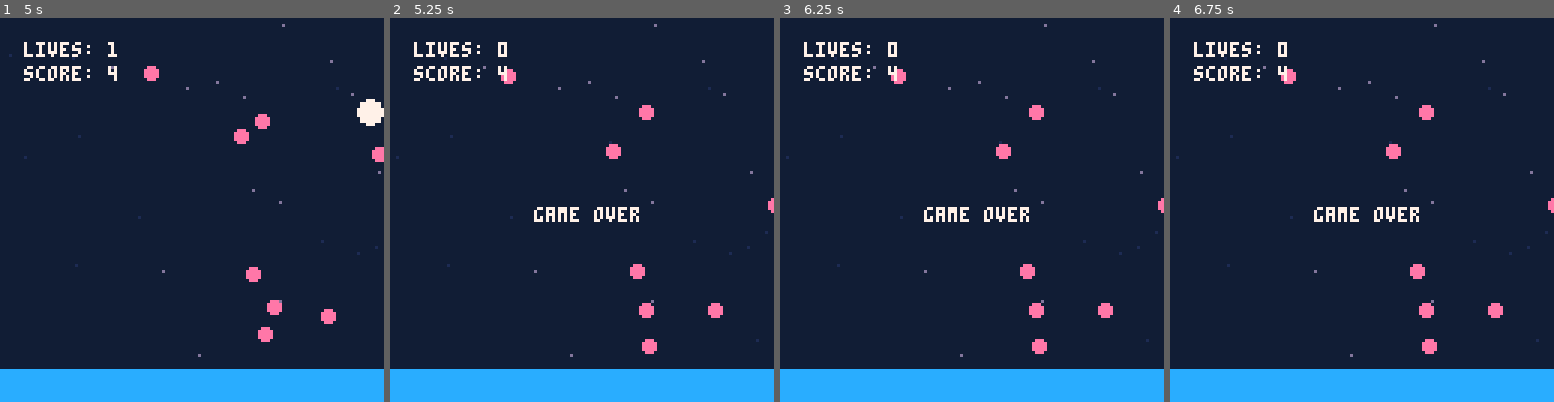
Above: before the commit, frames 1-4 (left to right).
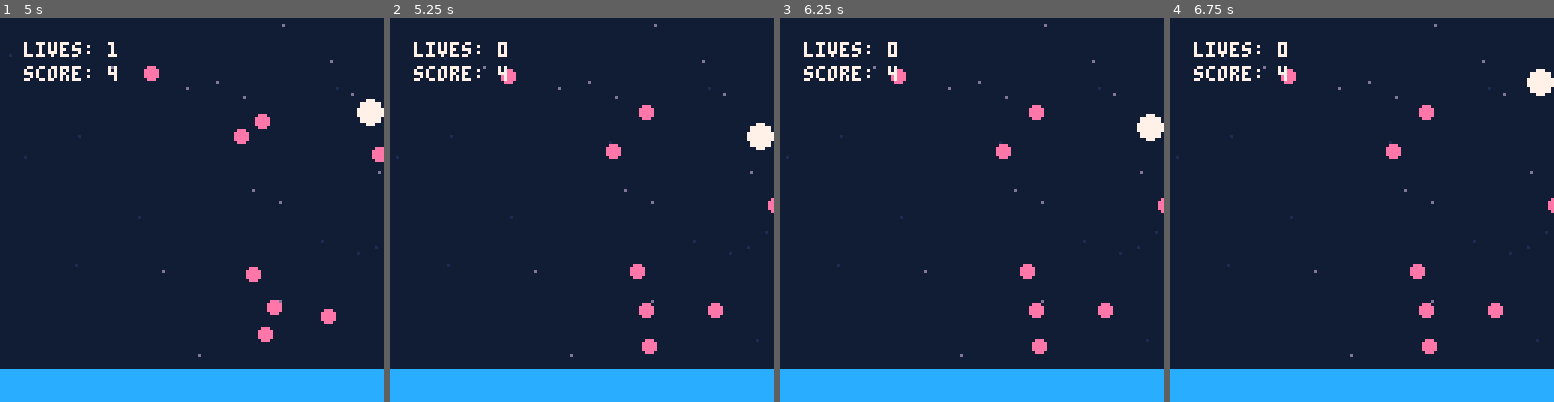
Above: after the commit, the same moments.

Repository: jmross/pico8-balloon-journey
Game: PICO-8 cartridge trip.p8
Same seed, same stepped clock (60 frames per second), same inputs: the game is played once before the commit and once after it.
Inputs:
- Up to frame 1 (5 s): tap X (X key) at 0.33, 1.07, 1.85, 2.97, 4.08 s; tap O (Z key) at 0.7, 1.7, 2.1, 2.5, 2.9, 3.3, 3.7, 4.1, 4.5, 4.9 s; hold Right 1.6-2.1 s; hold Up 2.15-2.42 s; hold Right 2.47-3.03 s; hold Left 3.08-3.58 s; hold Down 3.63-3.97 s; hold Right 4.02-4.68 s; hold Up from 4.73 s (still down)
- Up to frame 2 (5.25 s): release Up at 5.03 s; hold Left from 5.08 s (still down); tap X (X key) at 5.2 s
- Up to frame 3 (6.25 s): tap O (Z key) at 5.3, 5.7, 6.1 s; release Left at 5.68 s; hold Down 5.73-6.03 s; hold Right from 6.08 s (still down)
- Up to frame 4 (6.75 s): tap X (X key) at 6.32 s; tap O (Z key) at 6.5 s; release Right at 6.58 s; hold Right from 6.63 s (still down)

Frame 1 is identical in both runs. In frame 2, 0.9% of the frame differs, in the area x 37-100%, y 27-54%; in frame 3, 0.9%; in frame 4, 0.9%.

Commit message:
Animate player falling on death. Show game over when reaching the bottom of screen

Diff:
--- a/main.lua
+++ b/main.lua
@@ -15,6 +15,7 @@
   scroll_speed = -1,
   started = false,
   ended = false,
+  game_over = false,
   score = 0,
   timer = 0,
 
@@ -32,7 +33,22 @@
     end
   end,
 
-  lose = function(this)
+  lose = function(this, animate)
+    if(animate) then
+      player:stop()
+      player.invincible = nil
+      player.visible = true
+
+      player.game_over = cocreate(function()
+        for i = 1,30 do
+          yield()
+        end
+        player.ddy = -player.y_accel
+        yield()
+        player.ddy = game.grav
+      end)
+    end
+
     this.ended = true
   end,
 }
@@ -115,11 +131,32 @@
 
     player:update()
 
+    -- lose if touch floor
+    if(player.y >= max_y) then
+      game:lose(false)
+    end
+
     if(player.lives <= 0) then
-      game:lose()
+      game:lose(true)
+      return
     end
 
     player.ddy = game.grav
+
+  elseif game.ended then
+
+    if player.game_over and costatus(player.game_over) != 'dead' then
+      coresume(player.game_over)
+    else
+      player.game_over = nil
+    end
+
+    player:update()
+
+    if(player.y >= max_y) then
+      game.game_over = true
+    end
+
   end
 end
 
@@ -151,7 +188,7 @@
   -- water
   rectfill(0, max_y, max_x, max_y - 10, 12)
 
-  if game.ended then
+  if game.game_over then
     print("game over", max_x / 2 - 15, max_y / 2, 7)
   end
 end
--- a/player.lua
+++ b/player.lua
@@ -20,9 +20,19 @@
 
   x_resist = 0.98,
 
+  visible = true,
+
+  -- coroutines
   invincible = nil,
-  visible = true,
+  game_over = nil
 }
+
+function player:stop()
+  self.dx = 0
+  self.dy = 0
+  self.ddx = 0
+  self.ddy = 0
+end
 
 function player:damage()
   self.lives -= 1
@@ -95,12 +105,6 @@
   -- bounce off ceiling
   if(self.y < self.size) then self.dy = 0.5*abs(self.dy) self.y = self.size end
 
-  -- lose if touch floor
-  if(self.y > max_y - self.size) then
-    self.y = max_y - self.size
-    self.lives = 0
-  end
-
   -- stop on left/right walls
   if(self.x < self.size) then self.dx = 0 self.x = self.size end
   if(self.x > max_x - self.size) then self.dx = 0 self.x = max_x - self.size end
@@ -110,5 +114,4 @@
   else
     self.invincible = nil
   end
-
 end
